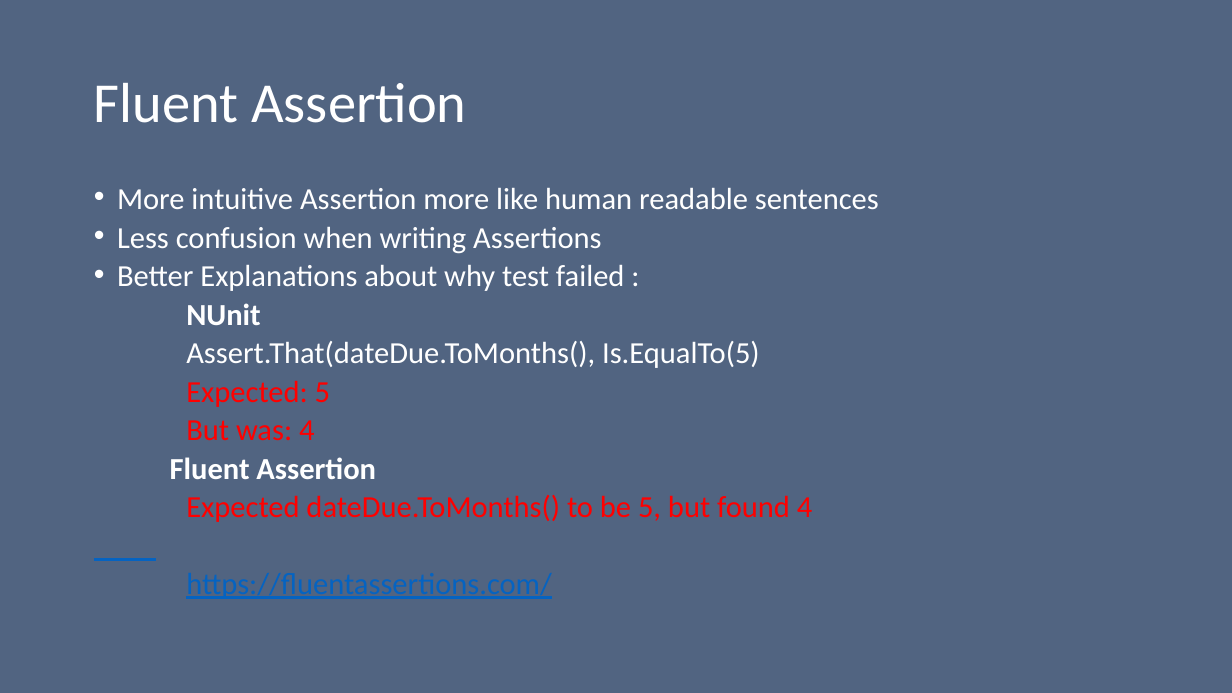
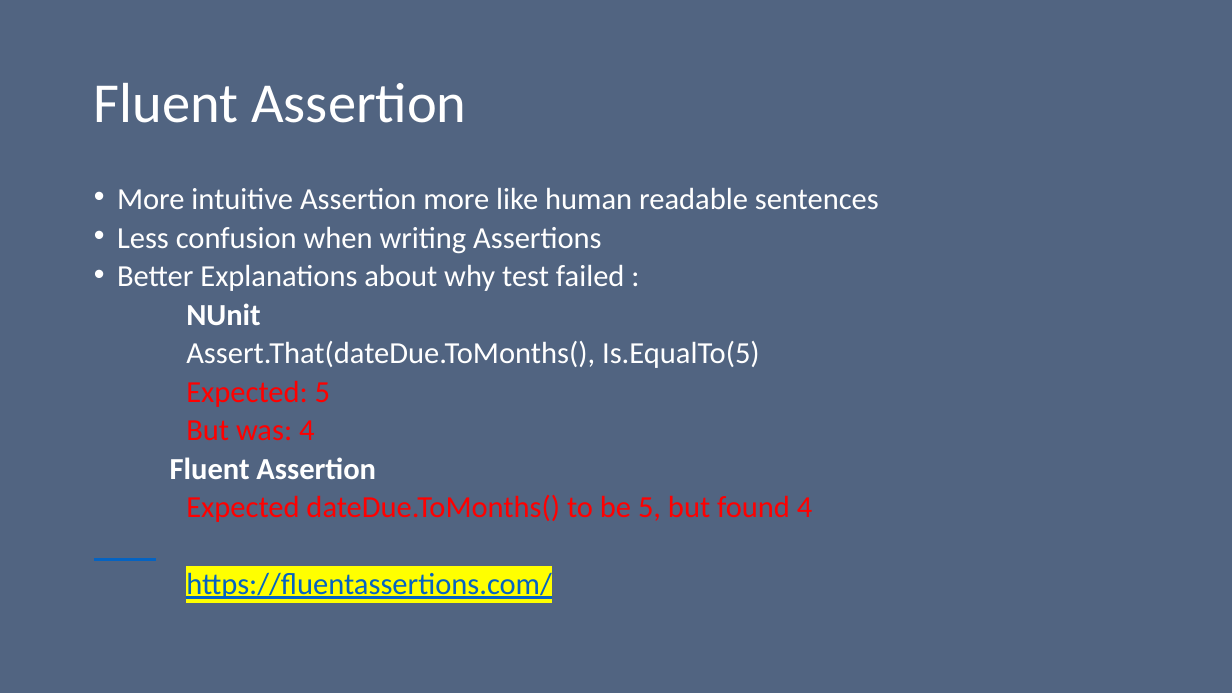
Before and after one commit to Onemanwolf/Refactoring_static_class, a slide deck: slide 25 of slides/UnitTesting.pptx. Drawn at 1232x693 pixels with LibreOffice and Linux fonts; fonts in the diff are those of the drawing. Boxes give left, top, right and bottom in pixels: in the first picture for what was removed or moved away, otherwise in the second. Text is boxed around its words. In the diff, an @@ line names an element or a change of style, - is before the commit and + after.

```diff
--- a/slides/UnitTesting.pptx
+++ b/slides/UnitTesting.pptx
@@ text at box(186, 572, 552, 599): highlight none to #FFFF00 in "https://fluentassertions.com/" @@
```
Also in this commit, not shown: 8 other slides changed, 14 other files.
